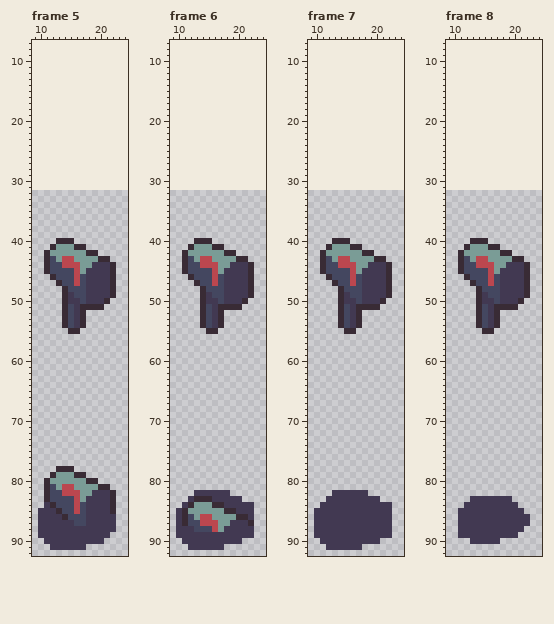
Pixel-art file, stored at src/assets/art/mailboxes.aseprite. That is the earlier state.
32x64 pixels, 10 frames. Shown: frame 5: x 9..24, y 7..92; frame 6: x 9..24, y 7..92; frame 7: x 9..24, y 7..92; frame 8: x 9..24, y 7..92. The old version is drawn lined up with the new one, on the new canvas. The commit also changed other frames, which this record leaves out.
New version:
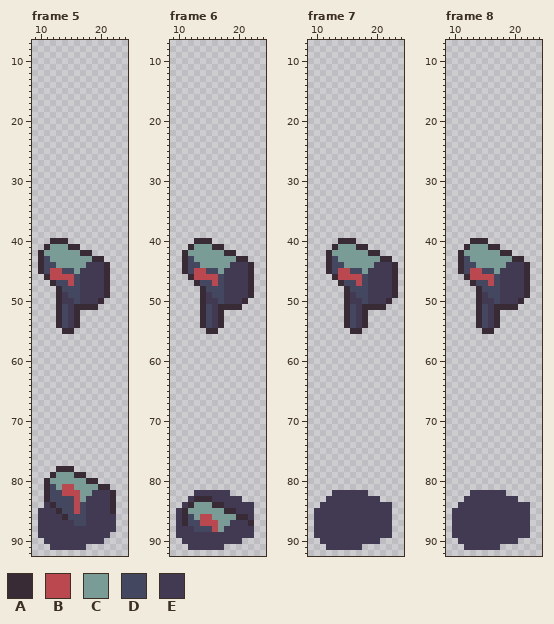
Palette (. is transparent): A #392b35  B #bb474f  C #7a9c96  D #444760  E #423952
From the commit log: update mailbox animation
The exact change:
canvas 32x64 -> 32x96, the old top-left corner now at 1,32 (the part of the old canvas that was cut away was empty and is not shown)
--- frame 5
@@ x 9..24 @@
 39 ................
-40 ....AAA.........
-41 ...ACCCAA.......
-42 ..ACCCCCCAA.....
-43 ..ADCBBCCCCAA...
-44 ..ADDBBBCCEEEA..
-45 ..ADDDDBCEEEEA..
-46 ...ADDDBDEEEEA..
-47 ....ADDBDEEEEA..
-48 .....ADDDEEEEA..
-49 .....AEDDEEEEA..
-50 .....AEEDEEEA...
-51 .....ADEAAAA....
-52 .....ADEA.......
-53 .....ADEA.......
-54 .....ADEA.......
-55 ......AA........
+40 ...AAA..........
+41 ..ACCCAA........
+42 .ACCCCCCAA......
+43 .ADCCCCCCCAA....
+44 .ADDCCCCCEEEA...
+45 .ADBBDDCEEEEA...
+46 ..ABBBBDEEEEA...
+47 ...ADDBDEEEEA...
+48 ....ADDDEEEEA...
+49 ....AEDDEEEEA...
+50 ....AEEDEEEA....
+51 ....ADEAAAA.....
+52 ....ADEA........
+53 ....ADEA........
+54 ....ADEA........
+55 .....AA.........
 56 ................
--- frame 6
@@ x 11..18 @@
 42 ACCCCCCA
-43 ADCBBCCC
-44 ADDBBBCC
-45 ADDDDBCE
-46 .ADDDBDE
+43 ADCCCCCC
+44 ADDCCCCC
+45 ADBBDDCE
+46 .ABBBBDE
 47 ..ADDBDE
--- frame 7
@@ x 9..24 @@
 39 ................
-40 ....AAA.........
-41 ...ACCCAA.......
-42 ..ACCCCCCAA.....
-43 ..ADCBBCCCCAA...
-44 ..ADDBBBCCEEEA..
-45 ..ADDDDBCEEEEA..
-46 ...ADDDBDEEEEA..
-47 ....ADDBDEEEEA..
-48 .....ADDDEEEEA..
-49 .....AEDDEEEEA..
-50 .....AEEDEEEA...
-51 .....ADEAAAA....
-52 .....ADEA.......
-53 .....ADEA.......
-54 .....ADEA.......
-55 ......AA........
+40 .....AAA........
+41 ....ACCCAA......
+42 ...ACCCCCCAA....
+43 ...ADCCCCCCCAA..
+44 ...ADDCCCCCEEEA.
+45 ...ADBBDDCEEEEA.
+46 ....ABBBBDEEEEA.
+47 .....ADDBDEEEEA.
+48 ......ADDDEEEEA.
+49 ......AEDDEEEEA.
+50 ......AEEDEEEA..
+51 ......ADEAAAA...
+52 ......ADEA......
+53 ......ADEA......
+54 ......ADEA......
+55 .......AA.......
 56 ................
--- frame 8
@@ x 11..18 @@
 42 ACCCCCCA
-43 ADCBBCCC
-44 ADDBBBCC
-45 ADDDDBCE
-46 .ADDDBDE
+43 ADCCCCCC
+44 ADDCCCCC
+45 ADBBDDCE
+46 .ABBBBDE
 47 ..ADDBDE
@@ x 9..24 @@
 81 ................
-82 ................
-83 ....EEEEEEE.....
-84 ...EEEEEEEEE....
-85 ..EEEEEEEEEEE...
-86 ..EEEEEEEEEEEE..
-87 ..EEEEEEEEEEEE..
-88 ..EEEEEEEEEEE...
-89 ..EEEEEEEEEE....
-90 ....EEEEE.......
-91 ................
+82 ....EEEEEE......
+83 ...EEEEEEEEE....
+84 ..EEEEEEEEEEEE..
+85 .EEEEEEEEEEEEE..
+86 .EEEEEEEEEEEEE..
+87 .EEEEEEEEEEEEE..
+88 .EEEEEEEEEEEEE..
+89 .EEEEEEEEEEEEE..
+90 ..EEEEEEEEEE....
+91 ...EEEEEE.......
 92 ................
